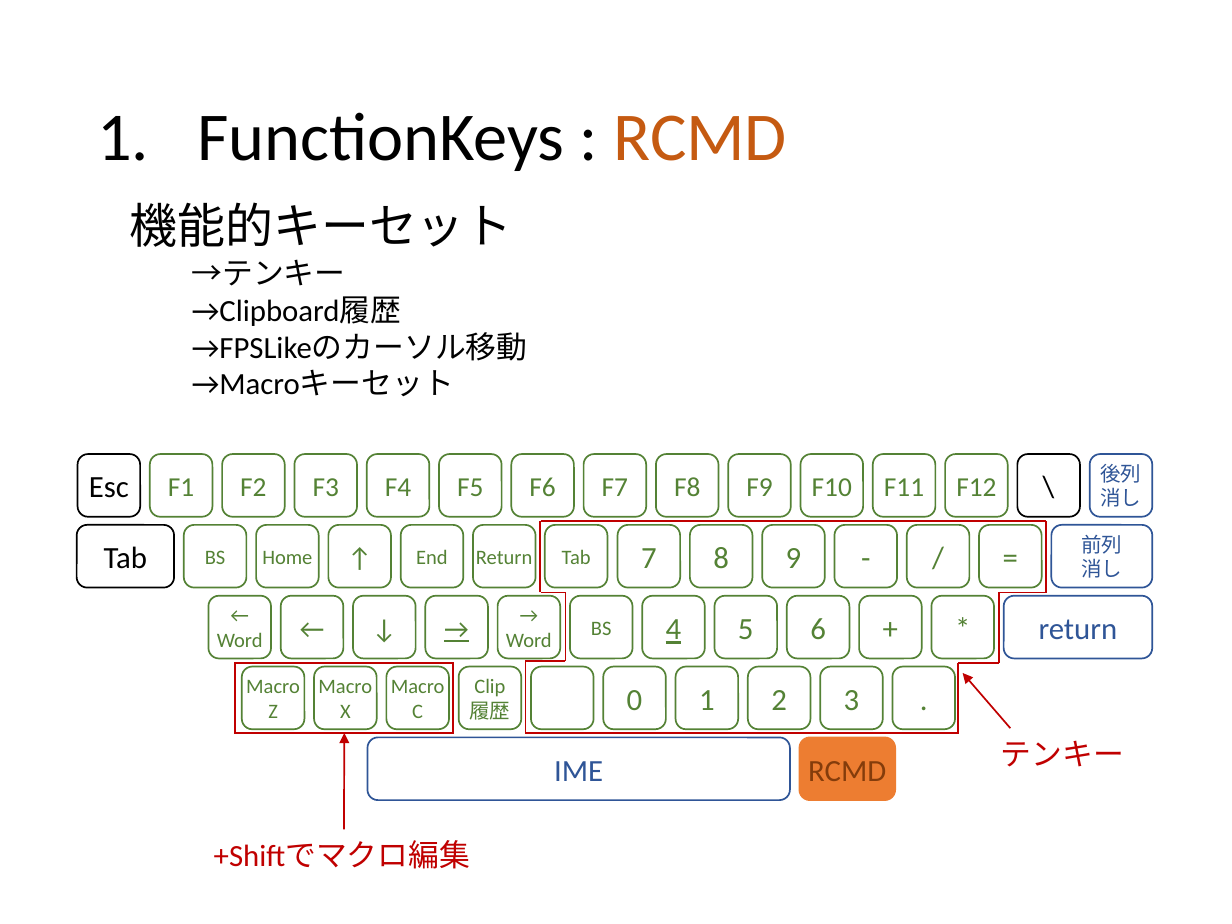
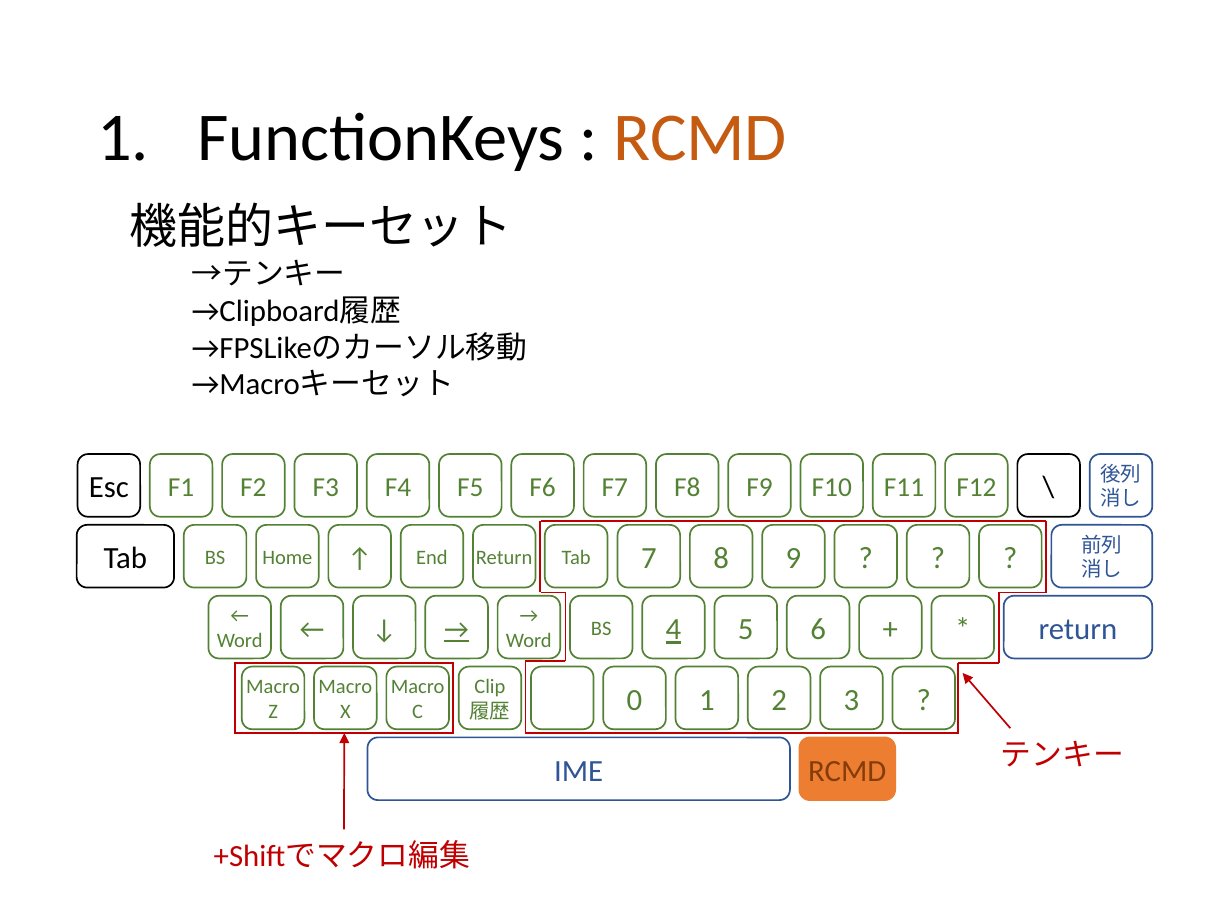
Before and after one commit to ittooo66/myAHK, a slide deck: slide 5 of MANUAL.pptx. Drawn at 1232x924 pixels with LibreOffice and Linux fonts; fonts in the diff are those of the drawing. Boxes give left, top, right and bottom in pixels: in the first picture for what was removed or moved away, otherwise in the second. Text is boxed around its words. In the diff, an @@ line names an element or a change of style, - is before the commit and + after.

```diff
--- a/MANUAL.pptx
+++ b/MANUAL.pptx
@@ text in rounded rectangle at [834,525,897,588]: text changed @@
--
+?
@@ text in rounded rectangle at [907,525,970,588]: text changed @@
-/
+?
@@ text in rounded rectangle at [979,525,1042,588]: text changed @@
-=
+?
@@ text in rounded rectangle at [892,667,955,729]: text changed @@
-.
+?
```
Also in this commit, not shown: 2 other slides changed.
